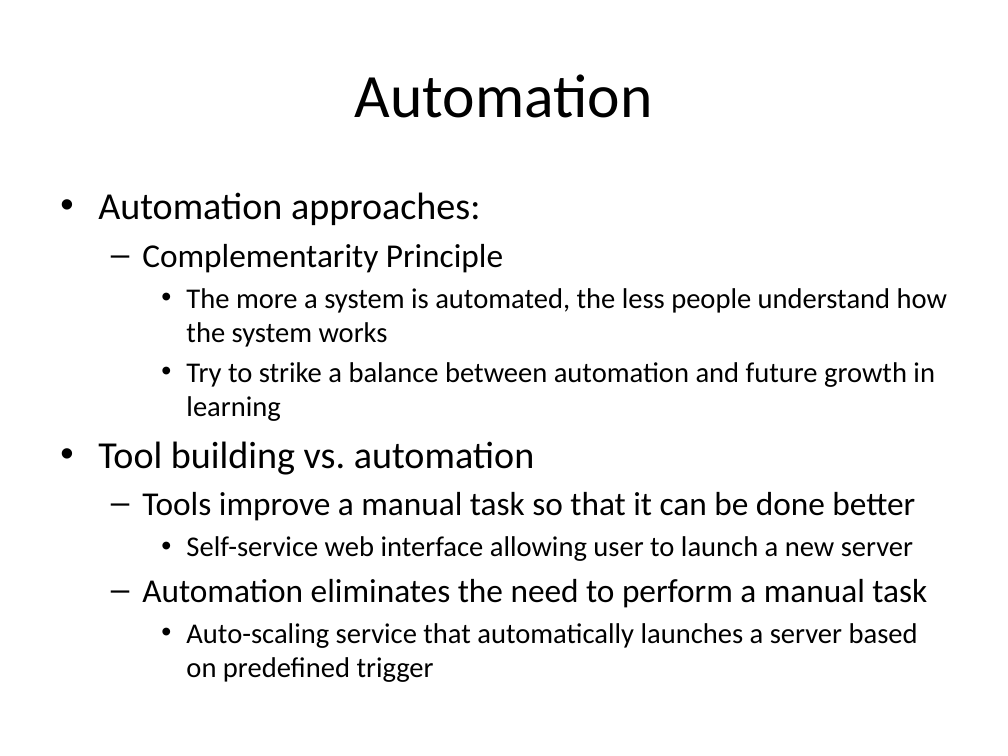
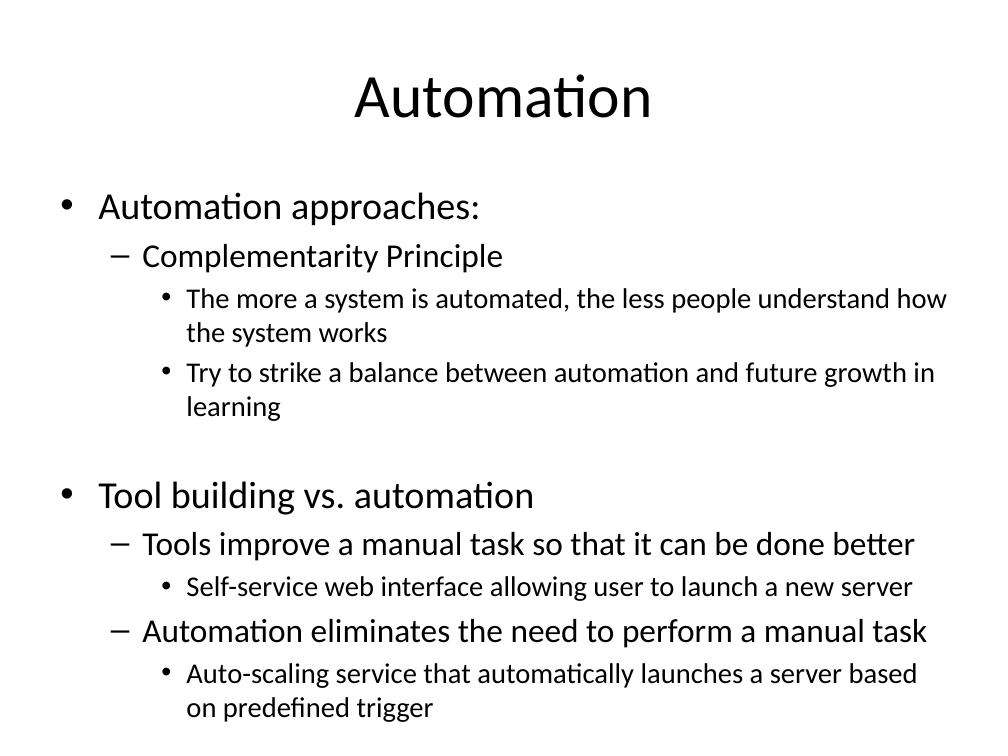
Before and after one commit to jasondbaker/infrastructure-class, a slide deck: slide 5 of infrastructure-week-2.pptx. Drawn at 1008x756 pixels with LibreOffice and Linux fonts; fonts in the diff are those of the drawing. Boxes give left, top, right and bottom in pixels: in the first picture for what was removed or moved away, otherwise in the second. Text is boxed around its words. In the diff, an @@ line names an element or a change of style, - is before the commit and + after.

```diff
--- a/infrastructure-week-2.pptx
+++ b/infrastructure-week-2.pptx
@@ text "Automation approaches:" rewrapped from bbox=[98, 192, 947, 682] to bbox=[98, 192, 947, 722] @@
```
Also in this commit, not shown: 4 other slides changed, 9 other files.
